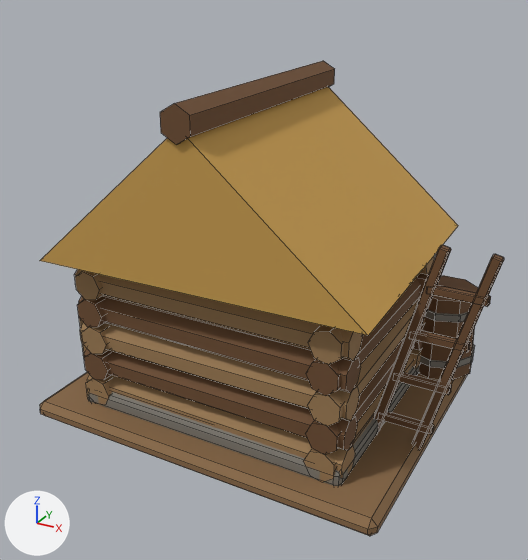
Before and after pictures for a commit that changed the FBX model client/CultOfComfort.Unity/Assets/Resources/Art/Models/storage_hut.fbx.
One viewpoint serves both versions: a camera (50 mm lens) standing at (1.063, -1.944, 1.409) and looking at (0.018, -0.043, 0.459). Lighting does not change. The marker at lower left points along +X, +Y and +Z. The older version comes first. Mesh edges are drawn as thin lines. Where no turn or scale is listed for an object, it has been applied to the vertices.

Before the edit, the objects in view are built like this:
```python
me_building = bpy.data.meshes.new('Building')
me_building.from_pydata(...)  # 836 vertices, 702 faces; spans x -0.677..0.758, y -0.5..0.597, z 0.0..1.09
me_building.materials.append(mat_palette)  # picture img_palette_png
ob_building = bpy.data.objects.new('Building', me_building)
ob_building.location = (0.0, 0.0, 0.0)
```
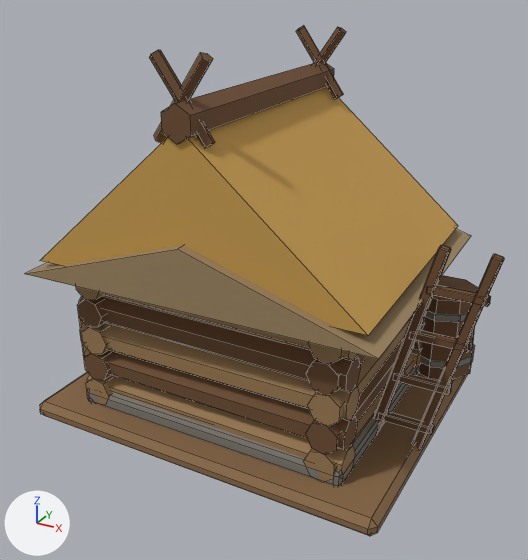
The change, as a list of edits to the scene's bpy script:
```text
Change me_building:
    used by ob_building; location = (0.0, 0.0, 0.0)
    remove me_building.from_pydata(...)  # 836 vertices, 702 faces; spans x -0.677..0.758, y -0.5..0.597, z 0.0..1.09
    add me_building.from_pydata(...)  # 882 vertices, 735 faces; spans x -0.677..0.758, y -0.514..0.597, z 0.0..1.206
    me_building part 1: the loose piece of 12 vertices spanning x -0.055..0.055, y -0.483..0.433, z 0.99..1.09 is scaled about its middle by (0.999, 0.993, 1)
    me_building part 2
    30 vertices are added at x -0.572..0.572, y -0.514..0.464, z 0.54..1.206
    8 new vertices lie (0.149, 0.004, 0.213) away from vertices in x -0.088..-0.06, y -0.438..0.393, z 0.974..0.993
    8 new vertices lie (0.149, 0.004, -0.213) away from vertices in x -0.088..-0.06, y -0.438..0.393, z 1.187..1.206
    33 new faces join them
```

Boxes (x1, y1, x2, y2) around the edits, measured in the pictures (528 x 560 px; the box of a moved part takes in the faces that stretch with it):
'Building', reshaped (7% taller): before (40, 61, 504, 536); after (25, 26, 504, 536)
part 1 of me_building, moved or reshaped: before (160, 61, 335, 144); after (161, 63, 334, 144)
part 2 of me_building, added: after (25, 26, 471, 359)
